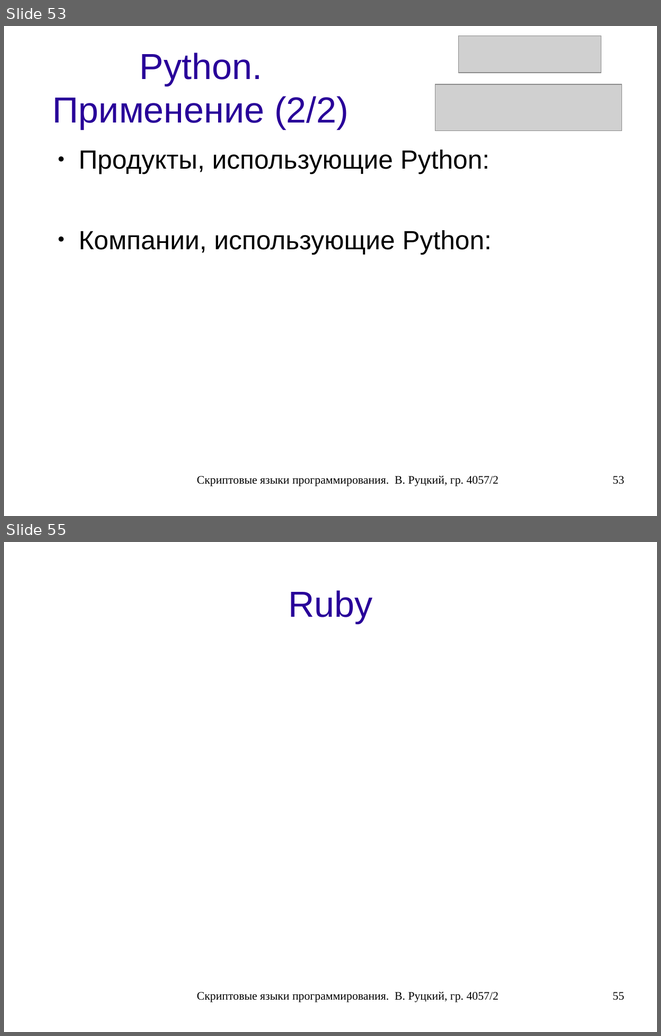
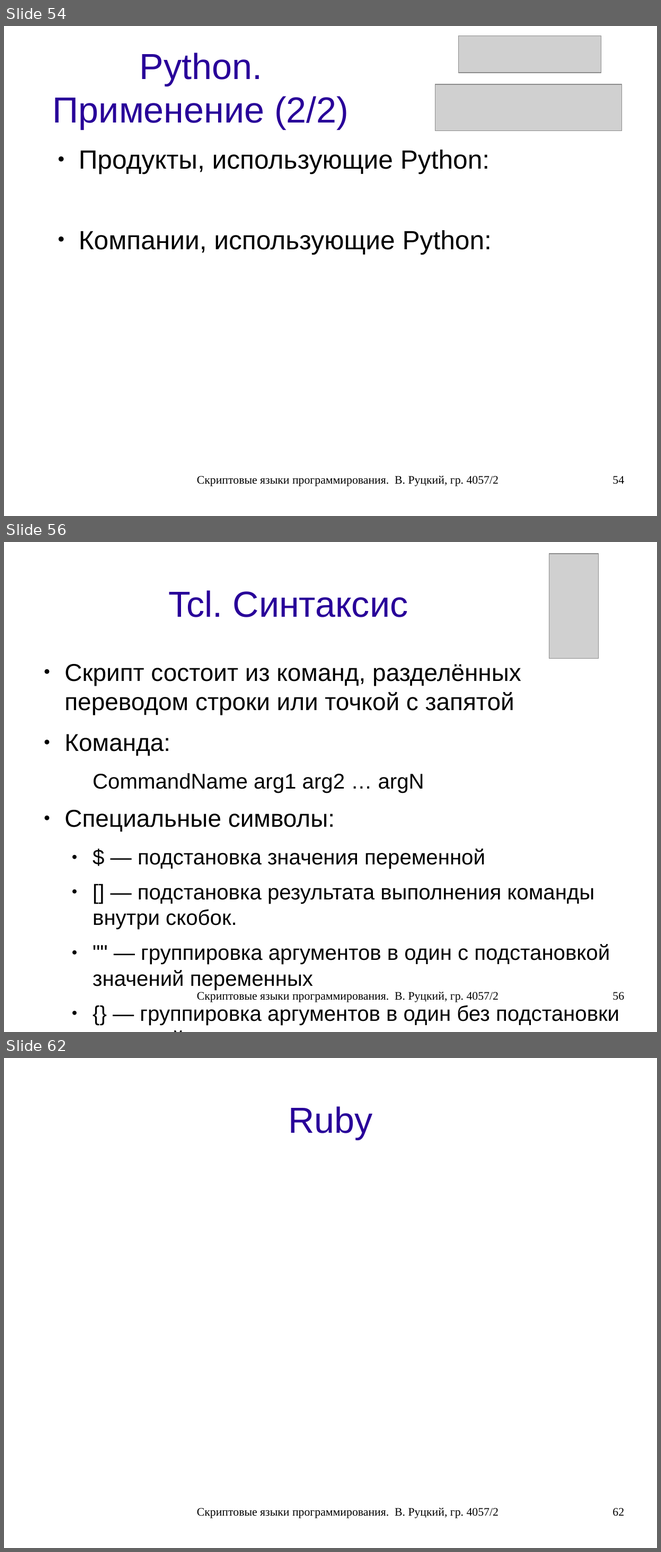
Before and after one commit to rutsky/semester07, a slide deck: Operation_systems/scripting_languages/40572_Rutsky_Scripting_languages.odp. Shown one above the other, each under a label of ours: slides 53 and 55 before the commit, slides 54, 56 and 62 after it; the slides between them are not shown. The pictures are 661x1036 and 661x1552 pixels, drawn with LibreOffice and Linux fonts; fonts in the diff are those of the drawing; grey boxes stand for pictures. Boxes give left, top, right and bottom in pixels: in the first picture for what was removed or moved away, otherwise in the second. Text is boxed around its words. In the diff, an @@ line names an element or a change of style, - is before the commit and + after.

```diff
--- a/Operation_systems/scripting_languages/40572_Rutsky_Scripting_languages.odp
+++ b/Operation_systems/scripting_languages/40572_Rutsky_Scripting_languages.odp
@@ slide 56 added at (4, 542, 657, 1032), background #FFFFFF @@
@@ picture added at (549, 554, 599, 659) @@
@@ title added at (168, 590, 408, 617), 44 pt, text #280099 @@
+Tcl. Синтаксис
@@ text added at (64, 664, 619, 1025), 25.9 pt, text #000000 @@
+● Скрипт состоит из команд, разделённых переводом строки или точкой с запятой
+● Команда:
+  CommandName arg1 arg2 … argN
+● Специальные символы:
+  ● $ — подстановка значения переменной
+  ● [] — подстановка результата выполнения команды внутри скобок.
+  ● "" — группировка аргументов в один с подстановкой значений переменных
+  ● {} — группировка аргументов в один без подстановки значений переменных.
@@ text added at (197, 991, 498, 1002), 14 pt, text #000000 @@
+Скриптовые языки программирования. В. Руцкий, гр. 4057/2
@@ page number added at (612, 991, 624, 1000), 14 pt, text #000000 @@
+56
@@ what was slide 53 is now slide 54 @@
@@ page number at (612, 475, 624, 484): text changed @@
-53
+54
@@ what was slide 55 is now slide 62 @@
@@ page number at (612, 1507, 624, 1516): text changed @@
-55
+62
```
Also in this commit, not shown: 3 slides changed, 6 other slides added, 3 other files.
